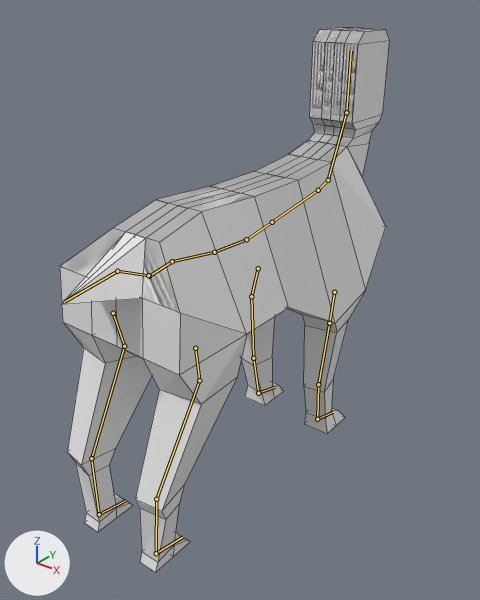
Two versions of the Blender file BlenderTutorial/dog.blend, one commit apart.
One viewpoint serves both versions: a 50 mm camera at (1.171, -1.561, 1.49) aimed at (-0.022, -0.069, 0.566). The axes (+X, +Y, +Z) are drawn at lower left. The lights are the same throughout. The older version comes first. The bones that bend it are drawn over the model as lines. Mesh edges are drawn as thin lines.

Objects in the first picture: 'DogMesh'.
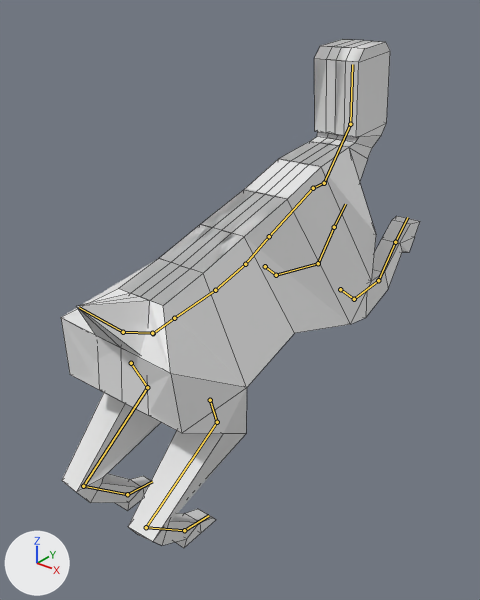
The newer file adds an action. The first version stands in its rest pose; the second is drawn at frame 18 of the action 'dogLeapAttackStart'.

Where the change shows, as pixel boxes (x1, y1, x2, y2) in the pictures (480 x 600 px):
'DogMesh', posed (9% wider, 7% shorter)
    before: (60, 27, 389, 572)
    after: (61, 39, 420, 548)
bone 'spine.002', root to tip
    before: (117, 271) to (64, 302)
    after: (123, 332) to (79, 307)
bone 'spine.005', root to tip
    before: (172, 261) to (214, 252)
    after: (174, 318) to (215, 290)
bone 'spine.008', root to tip
    before: (272, 222) to (318, 190)
    after: (269, 236) to (313, 188)
bone 'spine.009', root to tip
    before: (318, 190) to (328, 180)
    after: (313, 188) to (324, 183)
bone 'spine.011', root to tip
    before: (346, 112) to (351, 51)
    after: (350, 124) to (352, 64)

What changed in the scene script:
```text
Change bone_root:
    where bone_root = bpy.data.objects['DogRig'].pose.bones['root']
    bone_root.location: (0.0, 0.0, 0.0) -> (0.0, 0.17, -0.001)
Change bone_spine_002:
    where bone_spine_002 = bpy.data.objects['DogRig'].pose.bones['spine.002']  # child of 'spine.003'
    bone_spine_002.rotation_quaternion: (1.0, 0.0, 0.0, 0.0) -> (0.903, 0.429, -0.007, -0.025)  # degrees (0, 0, 0) -> degrees (51, 1, -3)
Change bone_spine_005:
    where bone_spine_005 = bpy.data.objects['DogRig'].pose.bones['spine.005']  # child of 'spine.004'
    bone_spine_005.rotation_quaternion: (1.0, 0.0, 0.0, 0.0) -> (0.99, -0.139, 0.0, 0.0)  # degrees (0, 0, 0) -> degrees (-16, 0, 0)
Change bone_spine_008:
    where bone_spine_008 = bpy.data.objects['DogRig'].pose.bones['spine.008']  # child of 'spine.007'
    bone_spine_008.rotation_quaternion: (1.0, 0.0, 0.0, 0.0) -> (1.0, -0.025, 0.0, -0.001)  # degrees (0, 0, 0) -> degrees (-3, 0, 0)
Change bone_spine_009:
    where bone_spine_009 = bpy.data.objects['DogRig'].pose.bones['spine.009']  # child of 'spine.008'
    bone_spine_009.rotation_quaternion: (1.0, 0.0, 0.0, 0.0) -> (0.966, -0.26, 0.0, 0.0)  # degrees (0, 0, 0) -> degrees (-30, 0, 0)
Change bone_spine_011:
    where bone_spine_011 = bpy.data.objects['DogRig'].pose.bones['spine.011']  # child of 'spine.010'
    bone_spine_011.rotation_quaternion: (1.0, 0.0, 0.0, 0.0) -> (0.981, 0.193, 0.0, 0.0)  # degrees (0, 0, 0) -> degrees (22, 0, 0)
Change bone_ik_controller_backlegs_l:
    where bone_ik_controller_backlegs_l = bpy.data.objects['DogRig'].pose.bones['ik.controller.backlegs.L']  # child of 'root'
    bone_ik_controller_backlegs_l.location: (0.0, 0.0, 0.0) -> (0.009, 0.081, -0.187)
Change bone_ik_controller_backlegs_r:
    where bone_ik_controller_backlegs_r = bpy.data.objects['DogRig'].pose.bones['ik.controller.backlegs.R']  # child of 'root'
    bone_ik_controller_backlegs_r.location: (0.0, 0.0, 0.0) -> (-0.009, 0.081, -0.187)
Change bone_ik_controller_frontlegs_l:
    where bone_ik_controller_frontlegs_l = bpy.data.objects['DogRig'].pose.bones['ik.controller.frontlegs.L']  # child of 'root'
    bone_ik_controller_frontlegs_l.location: (0.0, 0.0, 0.0) -> (0.03, 0.301, -0.817)
    bone_ik_controller_frontlegs_l.rotation_quaternion: (1.0, 0.0, 0.0, 0.0) -> (0.879, -0.476, -0.005, -0.019)  # degrees (0, 0, 0) -> degrees (-57, -2, -2)
Change bone_ik_controller_frontlegs_r:
    where bone_ik_controller_frontlegs_r = bpy.data.objects['DogRig'].pose.bones['ik.controller.frontlegs.R']  # child of 'root'
    bone_ik_controller_frontlegs_r.location: (0.0, 0.0, 0.0) -> (-0.03, 0.301, -0.817)
    bone_ik_controller_frontlegs_r.rotation_quaternion: (1.0, 0.0, 0.0, 0.0) -> (0.879, -0.476, 0.005, 0.019)  # degrees (0, 0, 0) -> degrees (-57, 2, 2)
```
